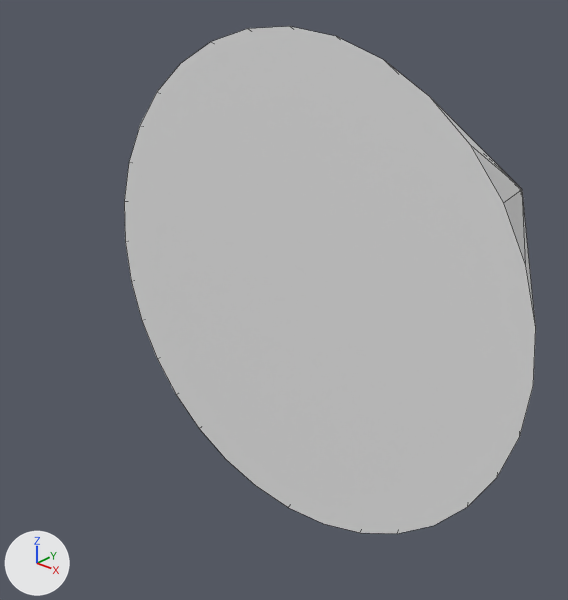
Before and after pictures for a commit that changed the Blender file section 5/Animated Lamp Instructor.blend.
Before and after are seen from a 50 mm lens placed at (0.453, -0.527, 0.312), pointed at (-0.055, 0.056, -0.036). Every picture has the same lights, and +X, +Y and +Z are marked at lower left. Mesh edges are drawn as thin lines. The same objects are shown in both versions, whatever each file hides.

Objects in the first picture: 'BoneShapeLook'.
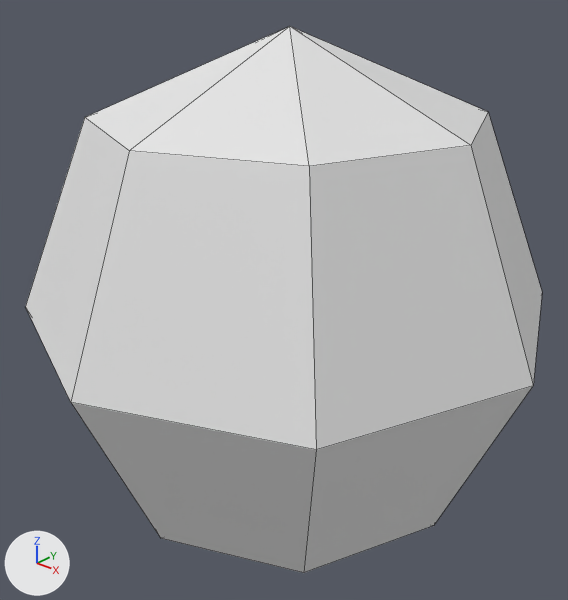
The change, as a diff of the scene's bpy script:
```diff
--- a/section 5/Animated Lamp Instructor.blend.py
+++ b/section 5/Animated Lamp Instructor.blend.py
@@ me_cone @@
 # used by ob_boneshapelook; location = (0.0, 0.0, 0.0)
-me_cone.from_pydata(...)  # 33 vertices, 33 faces; spans x -0.25..0.25, y 0.0..0.5, z -0.25..0.25
+me_cone.from_pydata(...)  # 26 vertices, 32 faces; spans x -0.25..0.25, y -0.25..0.25, z -0.25..0.25
+# me_cone part 1
+# 25 vertices are removed from x -0.245..0.245, y 0.0..0.5, z -0.245..0.245
+# 33 faces are deleted
+# 18 vertices are added at x -0.177..0.177, y -0.25..0.25, z -0.177..0.177
+# 32 new faces join them
```

Changed parts and their boxes [x1, y1, x2, y2] in the pictures (568 x 600 px):
'BoneShapeLook', reshaped (25% wider, 8% taller)
    before: [124, 26, 536, 534]
    after: [26, 26, 542, 573]
